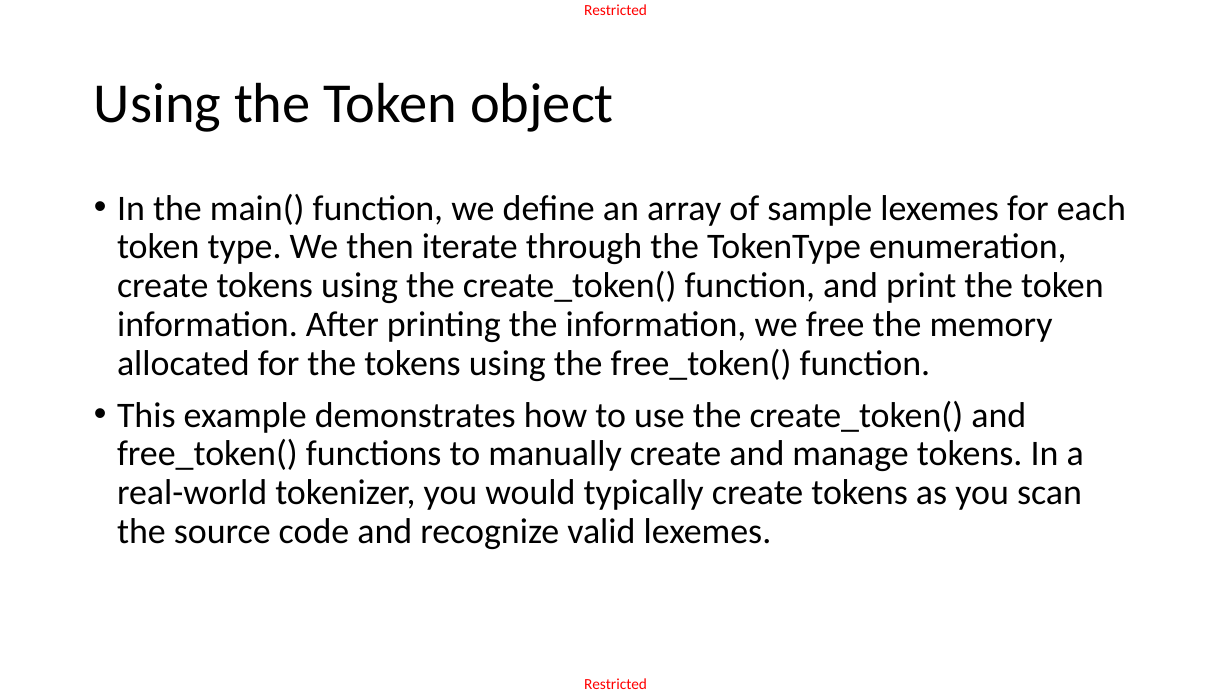
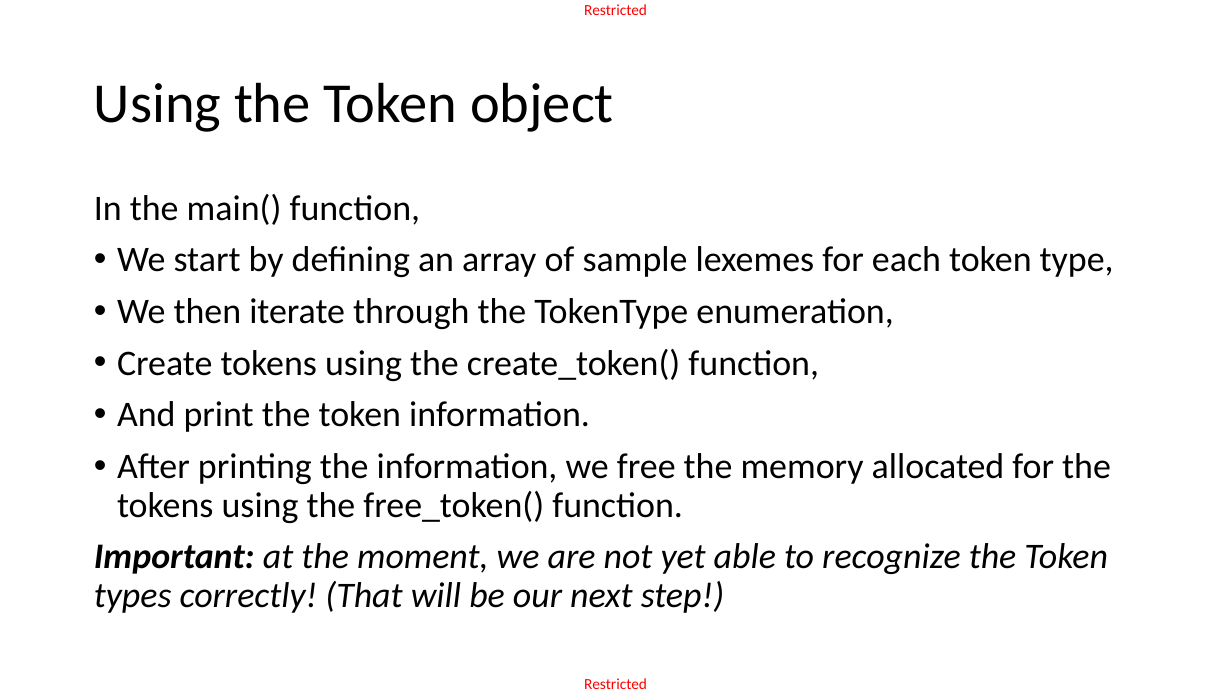
Before and after one commit to matthieudemari/SUTD_PLC_50_051, a slide deck: slide 20 of W9/W9S3/W9S3.pptx (slide 4 before the commit). Drawn at 1232x693 pixels with LibreOffice and Linux fonts; fonts in the diff are those of the drawing. Boxes give left, top, right and bottom in pixels: in the first picture for what was removed or moved away, otherwise in the second. Text is boxed around its words. In the diff, an @@ line names an element or a change of style, - is before the commit and + after.

Commit message:
More progress on the Tokenization part.

```diff
--- a/W9/W9S3/W9S3.pptx
+++ b/W9/W9S3/W9S3.pptx
@@ text at [94,194,1114,613]: text changed @@
-• In the main() function, we define an array of sample lexemes for each token type. We then iterate through the TokenType enumeration, create tokens using the create_token() function, and print the token information. After printing the information, we free the memory allocated for the tokens using the free_token() function.
-• This example demonstrates how to use the create_token() and free_token() functions to manually create and manage tokens. In a real-world tokenizer, you would typically create tokens as you scan the source code and recognize valid lexemes.
+In the main() function,
+• We start by defining an array of sample lexemes for each token type,
+• We then iterate through the TokenType enumeration,
+• Create tokens using the create_token() function,
+• And print the token information.
+• After printing the information, we free the memory allocated for the tokens using the free_token() function.
+Important: at the moment, we are not yet able to recognize the Token types correctly! (That will be our next step!)
```
Also in this commit, not shown: 11 other slides changed, 32 slides added, 11 slides removed, 13 other files.
